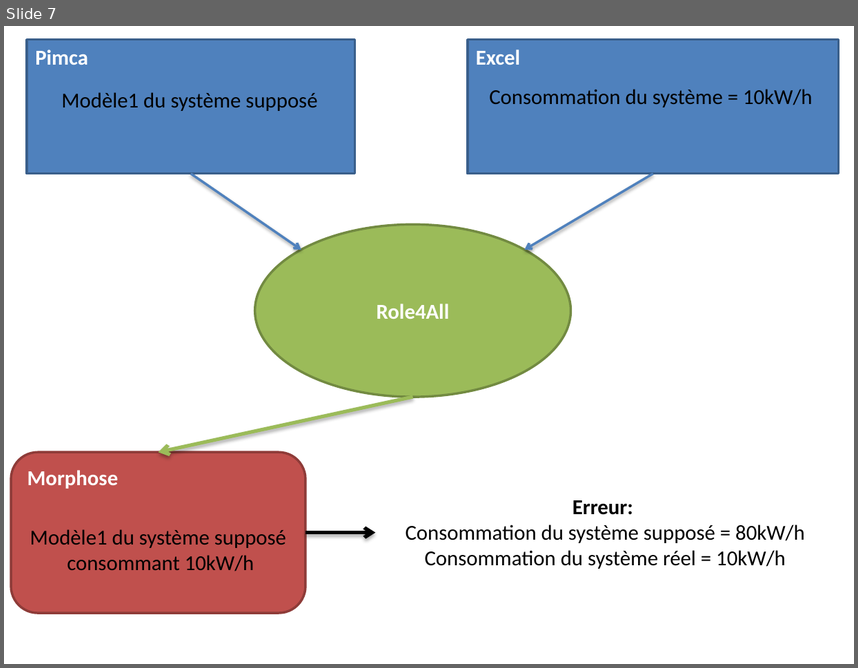
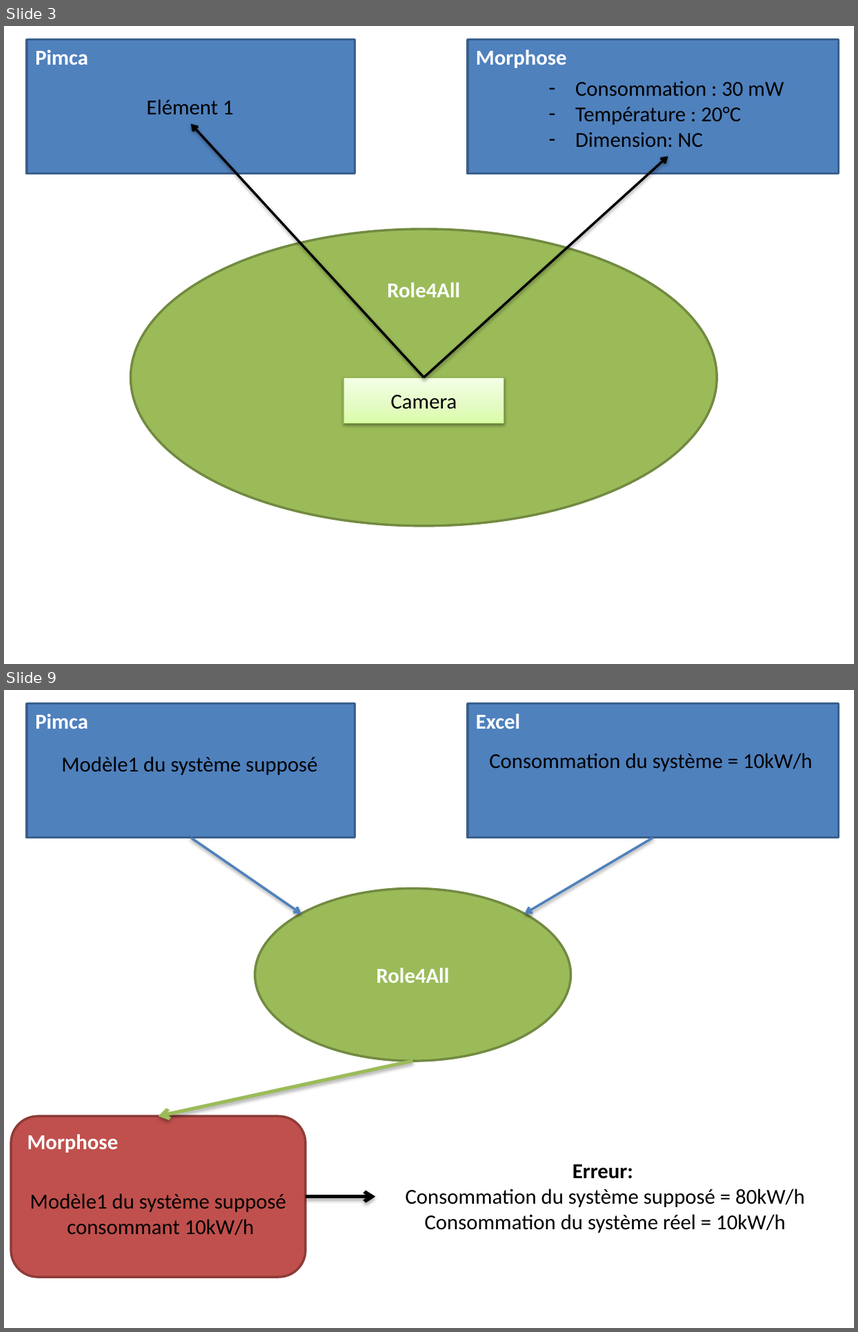
Before and after one commit to joelchampeau/idm_modsoc, a slide deck: documentation/docTravail/seancesTravail/Déroulement d’une attaque sur un système.pptx. Shown one above the other, each under a label of ours: slide 7 before the commit, slides 3 and 9 after it; the slides between them are not shown. The pictures are 858x668 and 858x1332 pixels, drawn with LibreOffice and Linux fonts; fonts in the diff are those of the drawing. Boxes give left, top, right and bottom in pixels: in the first picture for what was removed or moved away, otherwise in the second. Text is boxed around its words. In the diff, an @@ line names an element or a change of style, - is before the commit and + after.

```diff
--- a/documentation/docTravail/seancesTravail/Déroulement d’une attaque sur un système.pptx
+++ b/documentation/docTravail/seancesTravail/Déroulement d’une attaque sur un système.pptx
@@ slide 3 added at bbox=[4, 26, 854, 664], background #FFFFFF @@
@@ rectangle added at bbox=[27, 40, 355, 173], fill #4F81BD, outline #3A5F8C 2 pt, 18 pt, text #FFFFFF, bold @@
+Pimca
@@ rectangle added at bbox=[467, 40, 839, 173], fill #4F81BD, outline #3A5F8C 2 pt, 18 pt, text #FFFFFF, bold @@
+Morphose
@@ text added at bbox=[575, 81, 784, 147], 18 pt, text #000000 @@
+– Consommation : 30 mW
+– Température : 20°C
+– Dimension: NC
@@ text added at bbox=[147, 99, 234, 114], 18 pt, text #000000 @@
+Elément 1
@@ arrow added from (424, 377) to (191, 124), #000000 2 pt @@
@@ arrow added from (424, 377) to (668, 156), #000000 2 pt @@
@@ ellipse added at bbox=[131, 229, 717, 526], fill #9BBB59, outline #738A42 2 pt, 18 pt, text #FFFFFF, bold @@
+Role4All
@@ rectangle added at bbox=[343, 377, 504, 423], fill gradient #DAFDA7 to #E4FCC2 to #F5FFE7, outline #98B955 0.75 pt, 18 pt, text #000000 @@
+Camera
@@ what was slide 7 is now slide 9 @@
```
Also in this commit, not shown: 1 slide changed, 1 other slide added, 1 other file.
